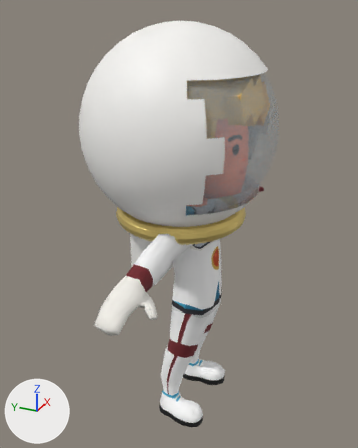
Before and after pictures for a commit that changed the glTF model design/01-mike/mike-astronauta.glb.
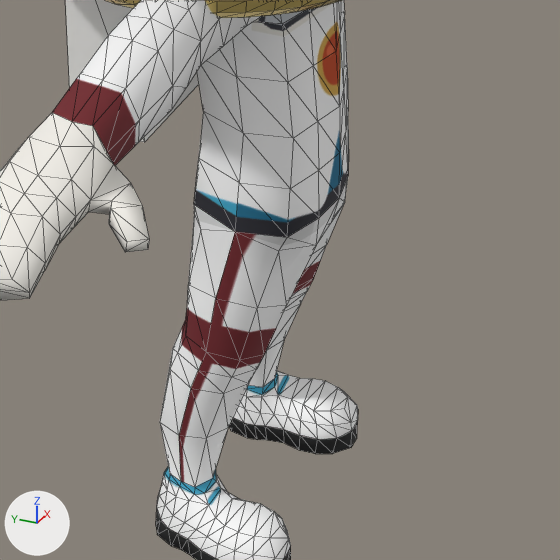
There are two pictures of each version: one whole from a camera (50 mm lens) standing at (-4.3, -1.78, 4.39) and looking at (0.04, 0.18, 2.22), one close up on the part from 31% to 81% of the width and 53% to 94% of the height. Lighting does not change. The marker at lower left points along +X, +Y and +Z. The older version's two pictures come first. The close-ups show mesh edges as thin lines. Where no turn or scale is listed for an object, it has been applied to the vertices.

Objects in the first close-up: 'Gola', 'Mochila', 'characterMedium'.
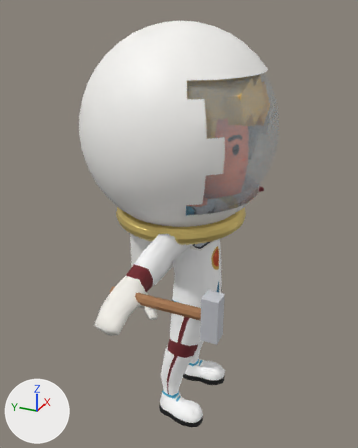
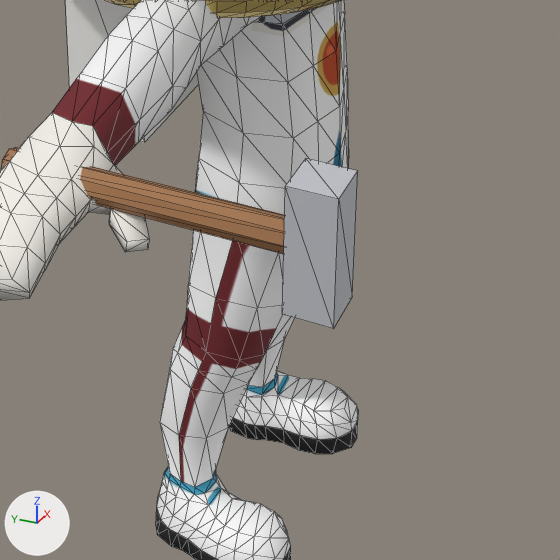
Location of each change, (x1, y1, x2, y2) in pixels of the close-ups (560 x 560 px):
'Martelo', added: after (1, 147, 358, 328)
    faces in mat_martelo_cabeca (light grey #c4c5cb): (282, 159, 358, 328)
    faces in mat_martelo_cabo (brown #a2734b): (1, 147, 284, 254)

The change, as a diff of the scene's bpy script:
```diff
--- a/design/01-mike/mike-astronauta.glb.py
+++ b/design/01-mike/mike-astronauta.glb.py
@@ mat_martelo_cabeca @@
+mat_martelo_cabeca = principled_material('martelo-cabeca')
+mat_martelo_cabeca.base_color = (0.55, 0.56, 0.6)  # light grey #c4c5cb
+mat_martelo_cabeca.roughness = 0.7
@@ mat_martelo_cabo @@
+mat_martelo_cabo = principled_material('martelo-cabo')
+mat_martelo_cabo.base_color = (0.36, 0.17, 0.07)  # brown #a2734b
+mat_martelo_cabo.roughness = 0.7
@@ me_cylinder @@
+me_cylinder.from_pydata(...)  # an 8-sided cylinder along y spanning x -0.045..0.045, y -0.425..0.425, z -0.045..0.045, material slot 0; a box spanning x -0.065..0.065, y -0.485..-0.355, z -0.18..0.18, material slot 1
+me_cylinder.materials.append(mat_martelo_cabo)  # brown #a2734b
+me_cylinder.materials.append(mat_martelo_cabeca)  # light grey #c4c5cb
@@ ob_martelo @@
+ob_martelo = bpy.data.objects.new('Martelo', me_cylinder)
+ob_martelo.location = (-1.448, -0.34, 2.267)
```
